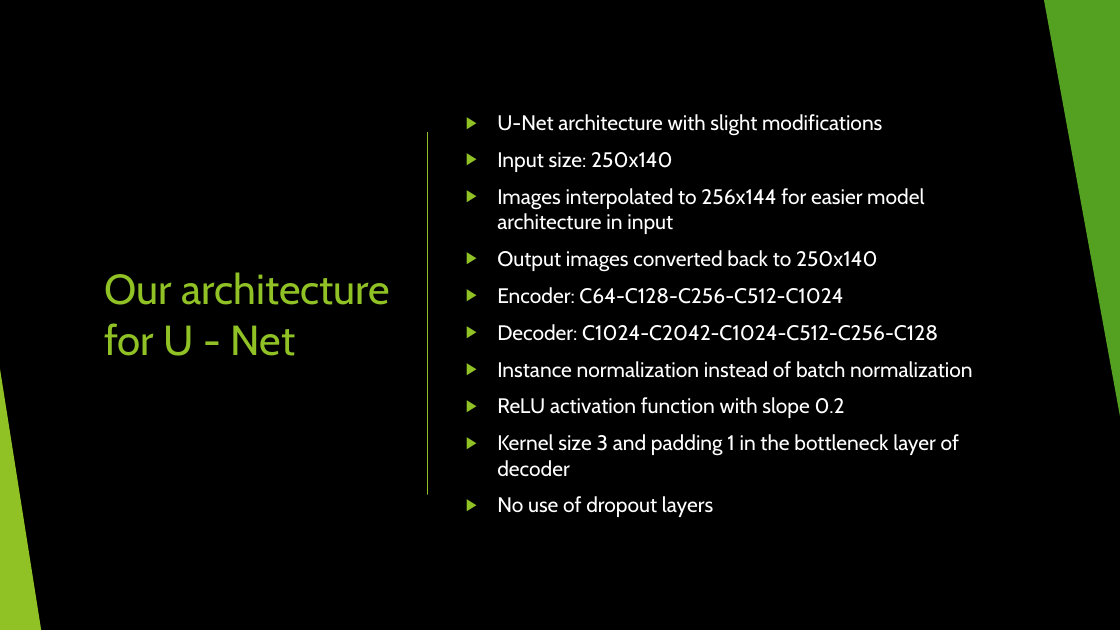
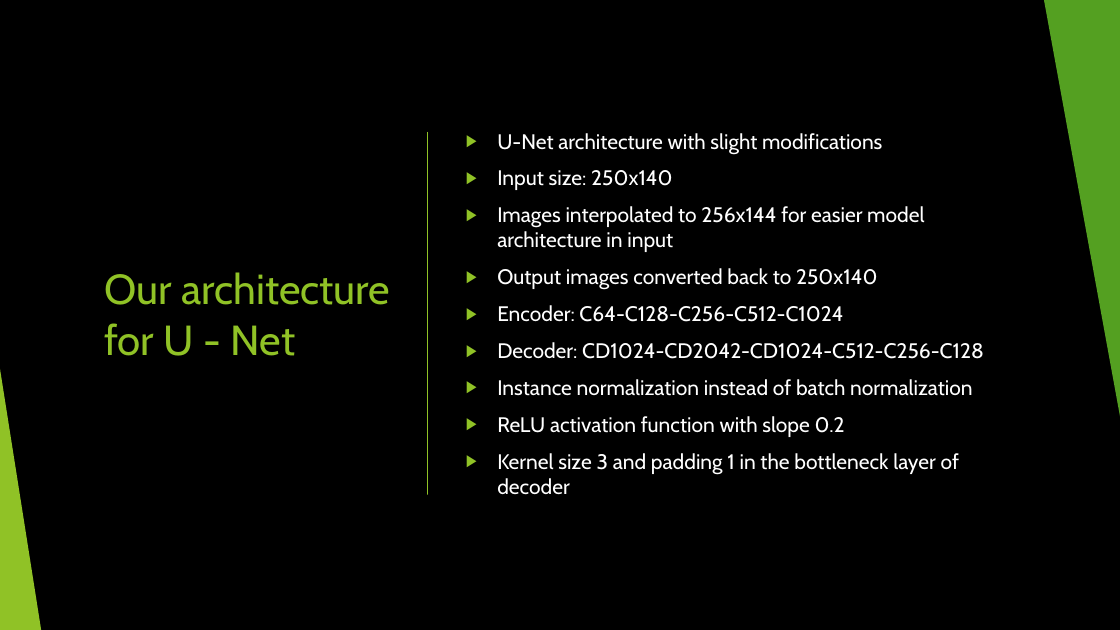
Before and after one commit to KonstantinosChaldaiopoulos/DeepLearningPix2Pix, a slide deck: slide 9 of presentation.pptx. Drawn at 1120x630 pixels with LibreOffice and Linux fonts; fonts in the diff are those of the drawing. Boxes give left, top, right and bottom in pixels: in the first picture for what was removed or moved away, otherwise in the second. Text is boxed around its words. In the diff, an @@ line names an element or a change of style, - is before the commit and + after.

```diff
--- a/presentation.pptx
+++ b/presentation.pptx
@@ text at (x1=497, y1=342, x2=984, y2=359): text changed @@
-▶ Decoder: C1024-C2042-C1024-C512-C256-C128
+▶ Decoder: CD1024-CD2042-CD1024-C512-C256-C128
@@ text at (x1=497, y1=496, x2=713, y2=517): paragraph removed @@
-▶ No use of dropout layers
```
Also in this commit, not shown: 1 other slide changed, 1 other file.
